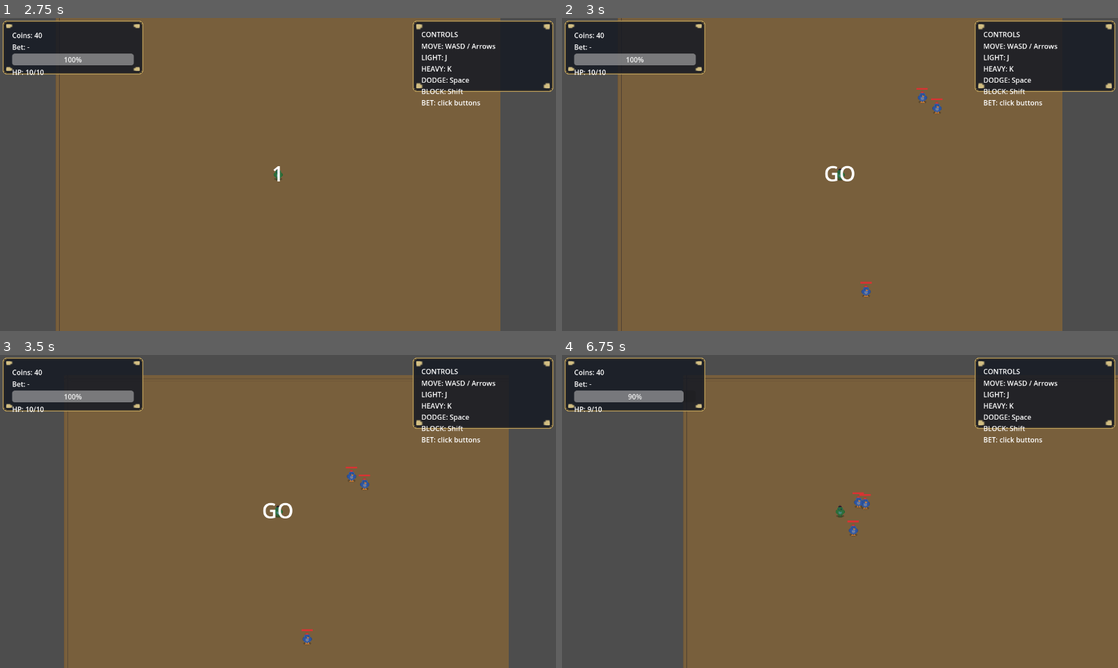
Above: before the commit, frames 1-4 (two rows, left to right).
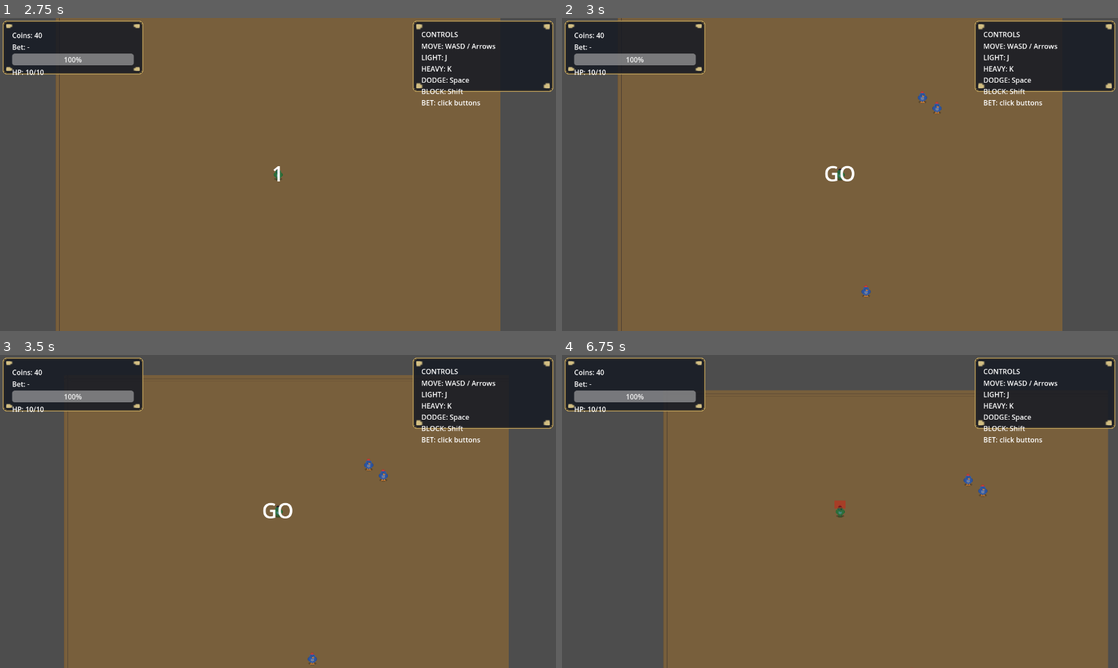
Above: after the commit, the same moments.

Repository: Faratas410/Gallicus-2.0
Game: Godot game, scene res://scenes/Main.tscn
Two runs of this game, one before a commit and one after it. Both use one fixed random seed, a clock stepped at 60 frames per second and the inputs below.
Inputs:
- Up to frame 1 (2.75 s): tap Enter at 0.5, 2 s; hold D (move_right) 0.53-1.28 s; tap K (attack_heavy) at 0.6 s; tap Space (dodge) at 1.25 s; hold S (move_down) 1.28-2.03 s; tap J (attack_light) at 1.35 s; hold D (move_right) from 2.03 s (still down); hold L (block) from 2.03 s (still down)
- Up to frame 2 (3 s): tap Space (dodge) at 2.75, 2.85 s; release D (move_right) at 2.78 s; release L (block) at 2.78 s; hold W (move_up) from 2.78 s (still down)
- Up to frame 3 (3.5 s): keep holding W (move_up)
- Up to frame 4 (6.75 s): release W (move_up) at 3.53 s; hold A (move_left) 3.53-5.03 s; tap K (attack_heavy) at 3.6, 6.6 s; tap J (attack_light) at 4.35 s; hold S (move_down) 5.03-5.78 s; hold L (block) 5.03-5.78 s; hold D (move_right) 5.78-6.53 s; tap Space (dodge) at 5.85 s; hold W (move_up) from 6.53 s (still down)

Frame 1 is identical in both runs. In frame 2, less than 0.1% of the frame differs, in the area x 53-69%, y 22-85%; in frame 3, 0.3%; in frame 4, 7.2%, in the area x 4-100%, y 6-100%.
Error after the commit: Parse Error: Cannot infer the type of "direction" variable because the value doesn't have a set type. (res://scripts/entities/enemy_basic.gd:68)

Commit message:
Tune enemy touch defaults for arcade mode

Diff:
--- a/scripts/Player.gd
+++ b/scripts/Player.gd
@@ -14,6 +14,9 @@
 @export var dodge_speed: float = 480.0
 @export var dodge_cooldown: float = 1.0
 @export var block_reduction: float = 0.6
+
+@export var arena_bounds_size: Vector2 = Vector2(1024.0, 768.0)
+@export var arena_bounds_margin: float = 16.0
 
 var _current_health: int
 var _attack_timer: float = 0.0
@@ -44,6 +47,13 @@
 		_try_attack(heavy_damage, heavy_range, heavy_cooldown)
 
 	move_and_slide()
+	_apply_bounds()
+
+func _apply_bounds() -> void:
+	var half := arena_bounds_size * 0.5
+	var margin := maxf(arena_bounds_margin, 0.0)
+	global_position.x = clampf(global_position.x, -half.x + margin, half.x - margin)
+	global_position.y = clampf(global_position.y, -half.y + margin, half.y - margin)
 
 func _try_attack(damage: int, range: float, cooldown: float) -> void:
 	if _attack_timer > 0.0:
--- a/scripts/entities/enemy_basic.gd
+++ b/scripts/entities/enemy_basic.gd
@@ -3,87 +3,54 @@
 signal died
 signal health_changed(current: int, max: int)
 
+@export var move_speed: float = GameConstants.ENEMY_MOVE_SPEED
 @export var max_health: int = 5
-@export var move_speed: float = GameConstants.ENEMY_MOVE_SPEED
+@export var touch_damage: int = 1
+@export var touch_range: float = 56.0
+@export var touch_cooldown: float = 0.55
+@export var stop_distance: float = 0.0
 
-const STOP_DISTANCE := 34.0
-const WINDUP_TIME := 0.25
-const ACTIVE_TIME := 0.10
-const RECOVER_TIME := 0.25
-const ATTACK_COOLDOWN := 0.65
-const ATTACK_DAMAGE := 1
-const PERSONAL_SPACE := 22.0
-const SEPARATION_FORCE := 120.0
-
-enum EnemyState { CHASE, WINDUP, ATTACK, RECOVER, HITSTUN, DEAD }
-
-var _hp: int = 0
+var _current_health: int
 var _target: Node2D
-var _base_modulate := Color.WHITE
-var _flash_tween: Tween
-var _knockback_velocity := Vector2.ZERO
-var _knockback_timer := 0.0
-var _state: EnemyState = EnemyState.CHASE
-var _attack_cooldown: float = 0.0
+var _touch_timer: float = 0.0
 var _hp_bar: Node2D = null
 var _run_phase: int = 0
 var _run_manager: Node
+var _knockback_velocity := Vector2.ZERO
+var _knockback_timer := 0.0
+var _base_modulate := Color.WHITE
+var _flash_tween: Tween
 
-@onready var hitbox: Area2D = $Hitbox
-@onready var hitbox_shape: CollisionShape2D = $Hitbox/CollisionShape2D
-@onready var hurtbox: Area2D = $Hurtbox
-@onready var body_shape: CollisionShape2D = $CollisionShape2D
 @onready var sprite: Sprite2D = $Visual/Sprite2D
 
 func _ready() -> void:
-	_hp = max_health
+	_current_health = max_health
 	add_to_group("enemies")
 	_run_manager = get_tree().get_first_node_in_group("run_manager")
 	if GameEvents.has_signal("run_phase_changed"):
 		GameEvents.run_phase_changed.connect(_on_run_phase_changed)
-	body_shape.disabled = false
-	hurtbox.monitoring = true
-	hitbox.monitoring = true
-	hitbox.monitorable = true
-	hitbox.area_entered.connect(_on_hitbox_area_entered)
-	hitbox.collision_layer = 0
-	hitbox.collision_mask = 1 << (GameConstants.LAYER_PLAYER - 1)
-	hurtbox.collision_layer = 1 << (GameConstants.LAYER_ENEMY - 1)
-	hurtbox.collision_mask = 1 << (GameConstants.LAYER_PLAYER - 1)
-	hitbox_shape.disabled = true
-	if hitbox_shape.shape == null:
-		var s := RectangleShape2D.new()
-		hitbox_shape.shape = s
-		print("Enemy hitbox shape auto-created")
-	if hitbox_shape.shape is RectangleShape2D:
-		(hitbox_shape.shape as RectangleShape2D).size = Vector2(28, 28)
-	print("Enemy hitbox shape is null? ", hitbox_shape.shape == null)
 	_ensure_placeholder_sprite()
 	_base_modulate = sprite.modulate
 	var bar_scene: PackedScene = preload("res://scenes/ui/EnemyHealthBar.tscn")
 	_hp_bar = bar_scene.instantiate() as Node2D
 	add_child(_hp_bar)
 	health_changed.connect(Callable(_hp_bar, "set_health"))
-	health_changed.emit(_hp, max_health)
+	health_changed.emit(_current_health, max_health)
 
 func _physics_process(delta: float) -> void:
 	if not GameEvents.gameplay_enabled:
 		velocity = Vector2.ZERO
 		move_and_slide()
 		return
-	if _attack_cooldown > 0.0:
-		_attack_cooldown = max(_attack_cooldown - delta, 0.0)
+	_touch_timer = maxf(_touch_timer - delta, 0.0)
 	if not _is_run_live():
 		velocity = Vector2.ZERO
 		move_and_slide()
 		return
 	if _knockback_timer > 0.0:
-		_state = EnemyState.HITSTUN
 		velocity = _knockback_velocity
 		_knockback_timer = max(_knockback_timer - delta, 0.0)
 		move_and_slide()
-		if _knockback_timer <= 0.0 and _state != EnemyState.DEAD:
-			_state = EnemyState.CHASE
 		return
 	if _target == null:
 		_target = _find_player()
@@ -92,91 +59,41 @@
 		move_and_slide()
 		return
 
-	var distance := global_position.distance_to(_target.global_position)
-	match _state:
-		EnemyState.CHASE:
-			if distance > STOP_DISTANCE:
-				var direction := (_target.global_position - global_position).normalized()
-				velocity = direction * move_speed
-				if distance < PERSONAL_SPACE:
-					var away := (global_position - _target.global_position).normalized()
-					velocity += away * SEPARATION_FORCE
-				move_and_slide()
-			else:
-				velocity = Vector2.ZERO
-				move_and_slide()
-				if _attack_cooldown <= 0.0:
-					print("ENEMY begin_attack dist=", distance)
-					_begin_attack()
-		EnemyState.WINDUP, EnemyState.ATTACK, EnemyState.RECOVER:
-			velocity = Vector2.ZERO
-			move_and_slide()
-		EnemyState.HITSTUN:
-			velocity = Vector2.ZERO
-			move_and_slide()
-		EnemyState.DEAD:
-			velocity = Vector2.ZERO
+	var to_target := _target.global_position - global_position
+	var dist := to_target.length()
+	var effective_stop := maxf(stop_distance, touch_range - 6.0)
+	if dist <= effective_stop:
+		velocity = Vector2.ZERO
+	else:
+		var direction := to_target / max(dist, 0.001)
+		velocity = direction * move_speed
+	move_and_slide()
+	_try_touch_damage(dist)
 
 func set_target(target: Node2D) -> void:
 	_target = target
 
 func take_damage(amount: int, from: Vector2 = Vector2.ZERO) -> void:
-	_hp = max(_hp - amount, 0)
-	health_changed.emit(_hp, max_health)
+	_current_health = max(_current_health - amount, 0)
+	health_changed.emit(_current_health, max_health)
 	if from != Vector2.ZERO:
 		var dir := (global_position - from).normalized()
 		_knockback_velocity = dir * 140.0
 		_knockback_timer = 0.12
-		_state = EnemyState.HITSTUN
 	_flash_visual()
-	if _hp <= 0:
-		_state = EnemyState.DEAD
+	if _current_health <= 0:
 		died.emit()
 		queue_free()
 
-func _begin_attack() -> void:
-	if _state != EnemyState.CHASE:
+func _try_touch_damage(dist_to_target: float) -> void:
+	if _target == null:
 		return
-	_state = EnemyState.WINDUP
-	_attack_cooldown = ATTACK_COOLDOWN
-	velocity = Vector2.ZERO
-	call_deferred("_attack_sequence")
-
-func _attack_sequence() -> void:
-	print("ENEMY windup")
-	await get_tree().create_timer(WINDUP_TIME).timeout
-	if _state == EnemyState.DEAD:
+	if _touch_timer > 0.0:
 		return
-	_state = EnemyState.ATTACK
-	print("ENEMY active")
-	hitbox.monitoring = true
-	print("ENEMY hitbox ON")
-	hitbox_shape.disabled = false
-	await get_tree().create_timer(ACTIVE_TIME).timeout
-	hitbox.monitoring = false
-	hitbox_shape.disabled = true
-	print("ENEMY hitbox OFF")
-	_state = EnemyState.RECOVER
-	print("ENEMY recover")
-	await get_tree().create_timer(RECOVER_TIME).timeout
-	if _state != EnemyState.DEAD:
-		_state = EnemyState.CHASE
-
-func _on_hitbox_area_entered(area: Area2D) -> void:
-	if area == null:
-		return
-	if area.name != "Hurtbox" and not area.is_in_group("player_hurtbox"):
-		return
-	var target := area.get_parent()
-	if target == null:
-		return
-	if target == self:
-		return
-	if target.is_in_group("enemy"):
-		return
-	if target.has_method("take_damage"):
-		print("ENEMY HIT player")
-		target.take_damage(1, global_position)
+	if dist_to_target <= touch_range:
+		if _target.has_method("take_damage"):
+			_target.call("take_damage", touch_damage)
+			_touch_timer = touch_cooldown
 
 func _flash_visual() -> void:
 	if _flash_tween:
